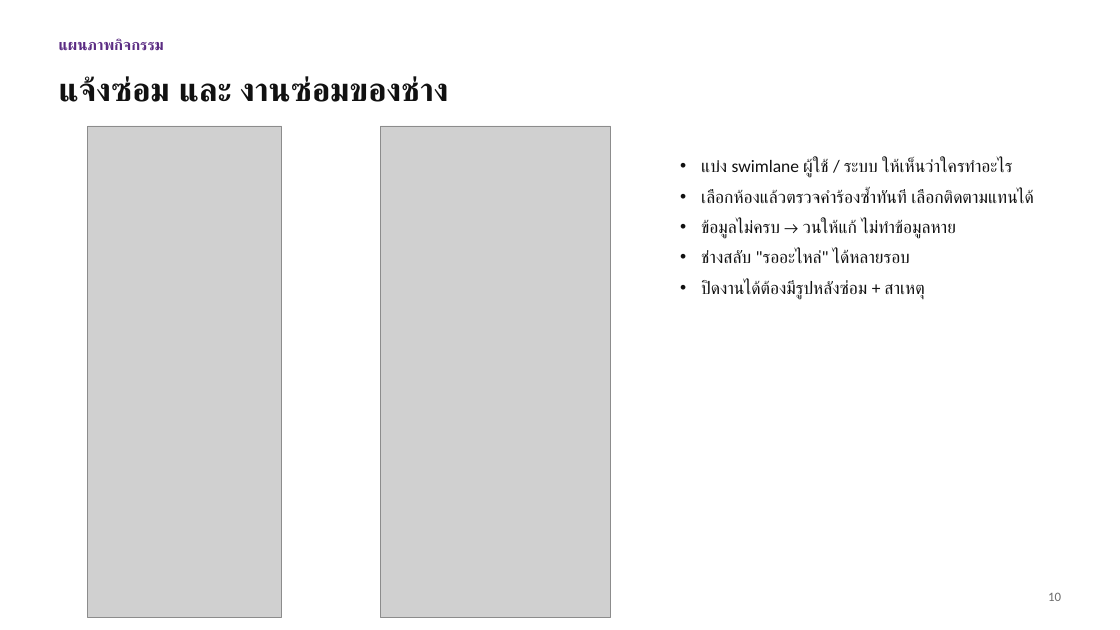
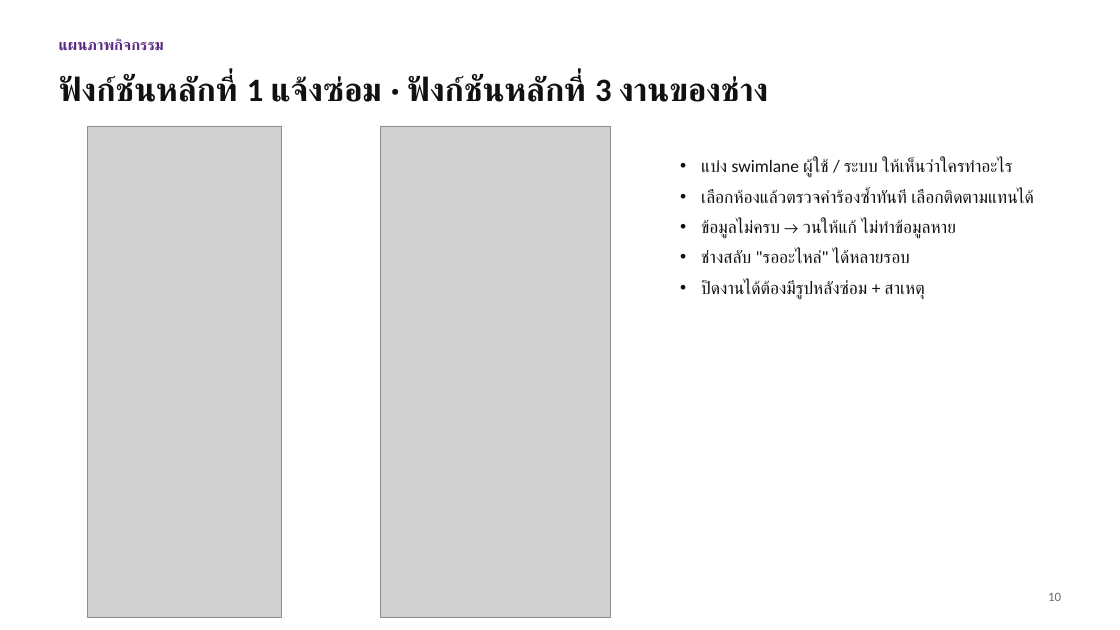
Before and after one commit to Nexzerf/SmartCMUMaintenanceSystem, a slide deck: slide 10 of report/out/สไลด์-ระบบแจ้งซ่อม-มช.pptx. Drawn at 1120x630 pixels with LibreOffice and Linux fonts; fonts in the diff are those of the drawing; grey boxes stand for pictures. Boxes give left, top, right and bottom in pixels: in the first picture for what was removed or moved away, otherwise in the second. Text is boxed around its words. In the diff, an @@ line names an element or a change of style, - is before the commit and + after.

```diff
--- a/report/out/สไลด์-ระบบแจ้งซ่อม-มช.pptx
+++ b/report/out/สไลด์-ระบบแจ้งซ่อม-มช.pptx
@@ text at box(59, 75, 768, 102): text changed @@
-แจ้งซ่อม และ งานซ่อมของช่าง
+ฟังก์ชันหลักที่ 1 แจ้งซ่อม · ฟังก์ชันหลักที่ 3 งานของช่าง
```
Also in this commit, not shown: 2 other slides changed, 10 other files.
